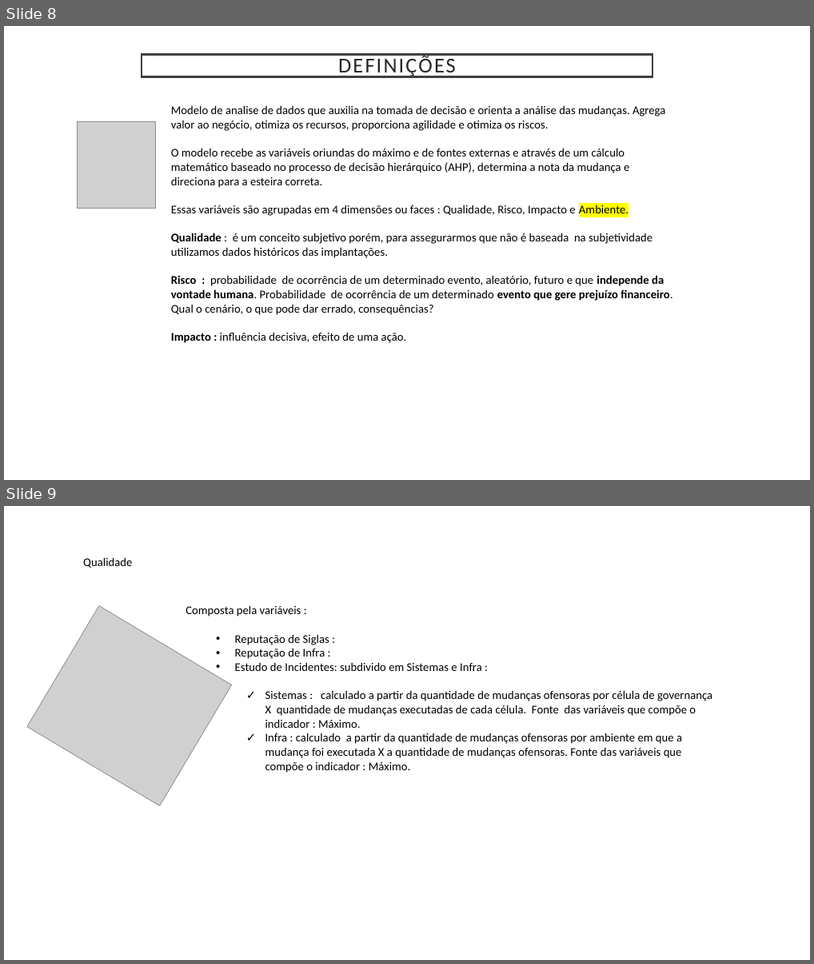
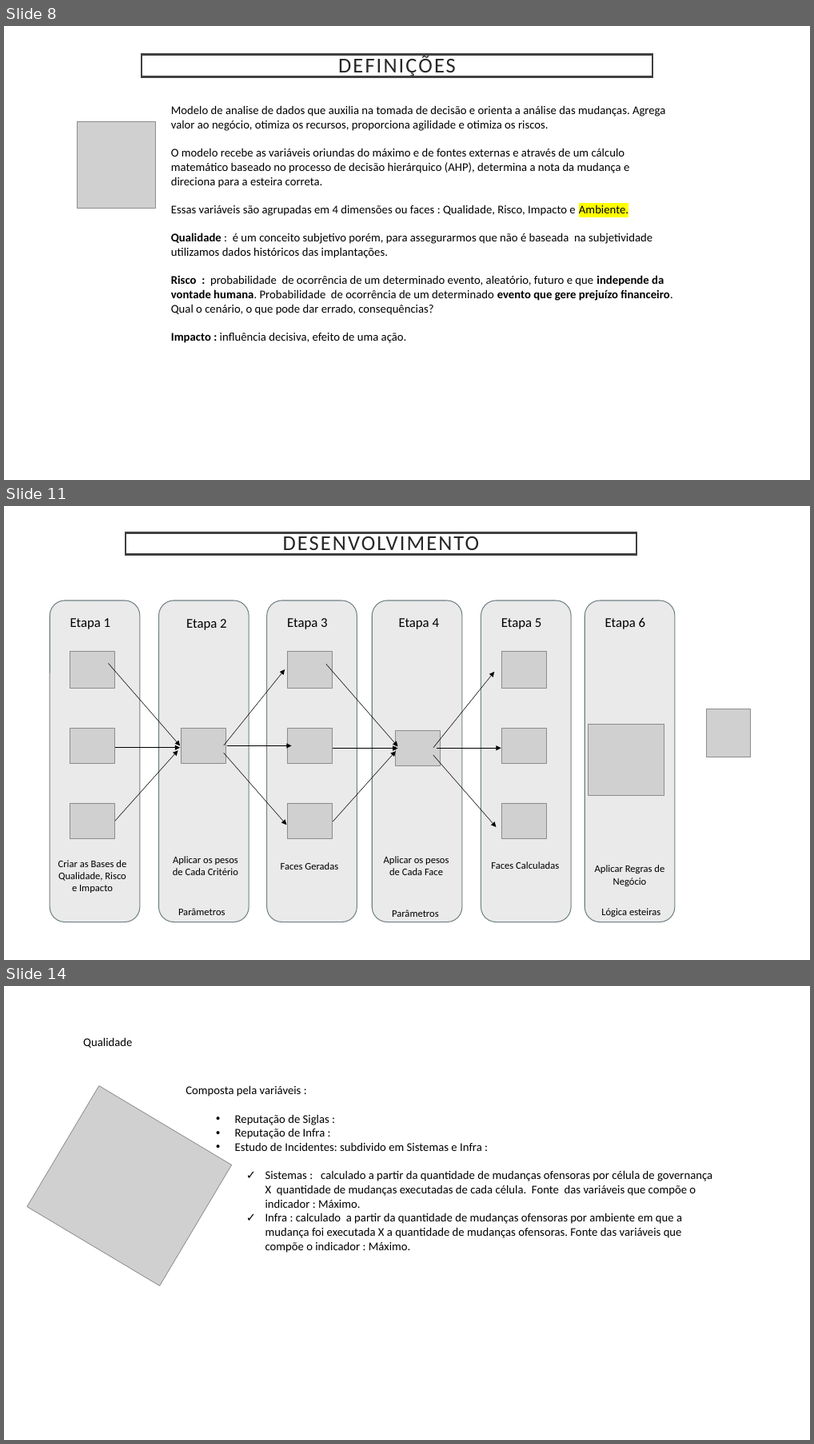
Before and after one commit to maralucca/Exemplo, a slide deck: AHP.pptx. Shown one above the other, each under a label of ours: slides 8 and 9 before the commit, slides 8, 11 and 14 after it; the slides between them are not shown. The pictures are 814x964 and 814x1444 pixels, drawn with LibreOffice and Linux fonts; fonts in the diff are those of the drawing; grey boxes stand for pictures. Boxes give left, top, right and bottom in pixels: in the first picture for what was removed or moved away, otherwise in the second. Text is boxed around its words. In the diff, an @@ line names an element or a change of style, - is before the commit and + after.

```diff
--- a/AHP.pptx
+++ b/AHP.pptx
@@ slide 11 added at <box>4,506,810,960</box>, background #FFFFFF @@
@@ title added at <box>126,532,637,554</box>, fill #FFFFFF, outline #404040 2.5 pt, 25.2 pt, text #262626 @@
+DESENVOLVIMENTO
@@ rounded rectangle added at <box>159,600,249,922</box>, fill #EAEAEA, outline #738186 1 pt @@
@@ rounded rectangle added at <box>373,600,462,922</box>, fill #EAEAEA, outline #738186 1 pt @@
@@ rounded rectangle added at <box>586,600,675,922</box>, fill #EAEAEA, outline #738186 1 pt @@
@@ text added at <box>186,619,226,630</box>, 16 pt, text #000000 @@
+Etapa 2
@@ text added at <box>399,618,439,629</box>, 16 pt, text #000000 @@
+Etapa 4
@@ text added at <box>606,617,646,629</box>, 16 pt, text #000000 @@
+Etapa 6
@@ arrow added from (109, 664) to (180, 745), #000000 0.5 pt @@
@@ arrow added from (224, 745) to (285, 669), #000000 0.5 pt @@
@@ arrow added from (326, 664) to (398, 746), #000000 0.5 pt @@
@@ arrow added from (434, 748) to (494, 672), #000000 0.5 pt @@
@@ picture added at <box>707,708,751,757</box> @@
@@ picture added at <box>181,728,226,764</box> @@
@@ arrow added from (227, 745) to (292, 745), #000000 0.5 pt @@
@@ picture added at <box>395,730,440,765</box> @@
@@ picture added at <box>588,724,664,795</box> @@
@@ arrow added from (115, 748) to (180, 748), #000000 0.5 pt @@
@@ arrow added from (115, 820) to (178, 751), #000000 0.5 pt @@
@@ arrow added from (223, 753) to (286, 825), #000000 0.5 pt @@
@@ arrow added from (333, 748) to (398, 748), #000000 0.5 pt @@
@@ arrow added from (333, 821) to (396, 751), #000000 0.5 pt @@
@@ arrow added from (434, 755) to (497, 827), #000000 0.5 pt @@
@@ arrow added from (437, 748) to (502, 748), #000000 0.5 pt @@
@@ group added at <box>50,600,140,922</box>: 3 pictures, 1 rounded rectangle, 1 text @@
+Etapa 1
@@ text added at <box>58,860,126,892</box>, 12 pt, text #000000 @@
+Criar as Bases de Qualidade, Risco e Impacto
@@ text added at <box>173,856,238,875</box>, 12 pt, text #000000 @@
+Aplicar os pesos de Cada Critério
@@ group added at <box>267,600,358,922</box>: 3 pictures, 2 texts, 1 rounded rectangle @@
+Etapa 3
+Faces Geradas
@@ text added at <box>384,856,449,875</box>, 12 pt, text #000000 @@
+Aplicar os pesos de Cada Face
@@ group added at <box>482,600,571,922</box>: 3 pictures, 2 texts, 1 rounded rectangle @@
+Etapa 5
+Faces Calculadas
@@ text added at <box>595,864,665,886</box>, 12 pt, text #000000 @@
+Aplicar Regras de Negócio
@@ text added at <box>178,908,226,915</box>, 12 pt, text #000000 @@
+Parâmetros
@@ text added at <box>392,909,439,916</box>, 12 pt, text #000000 @@
+Parâmetros
@@ text added at <box>602,908,661,916</box>, 12 pt, text #000000 @@
+Lógica esteiras
@@ what was slide 9 is now slide 14 @@
```
Also in this commit, not shown: 5 other slides added, 1 slide removed.
